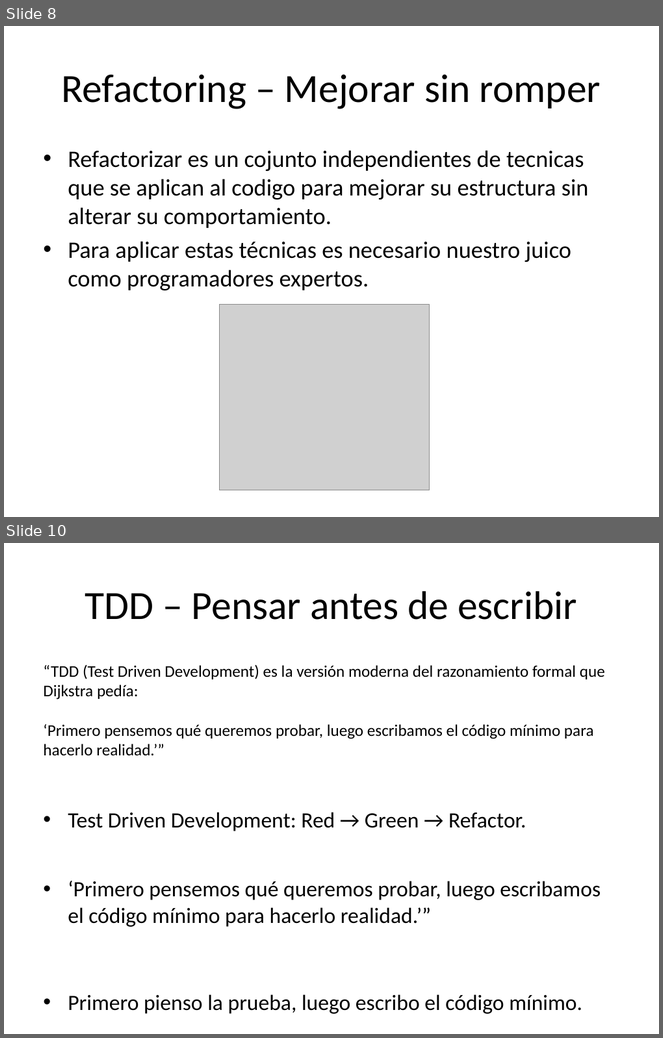
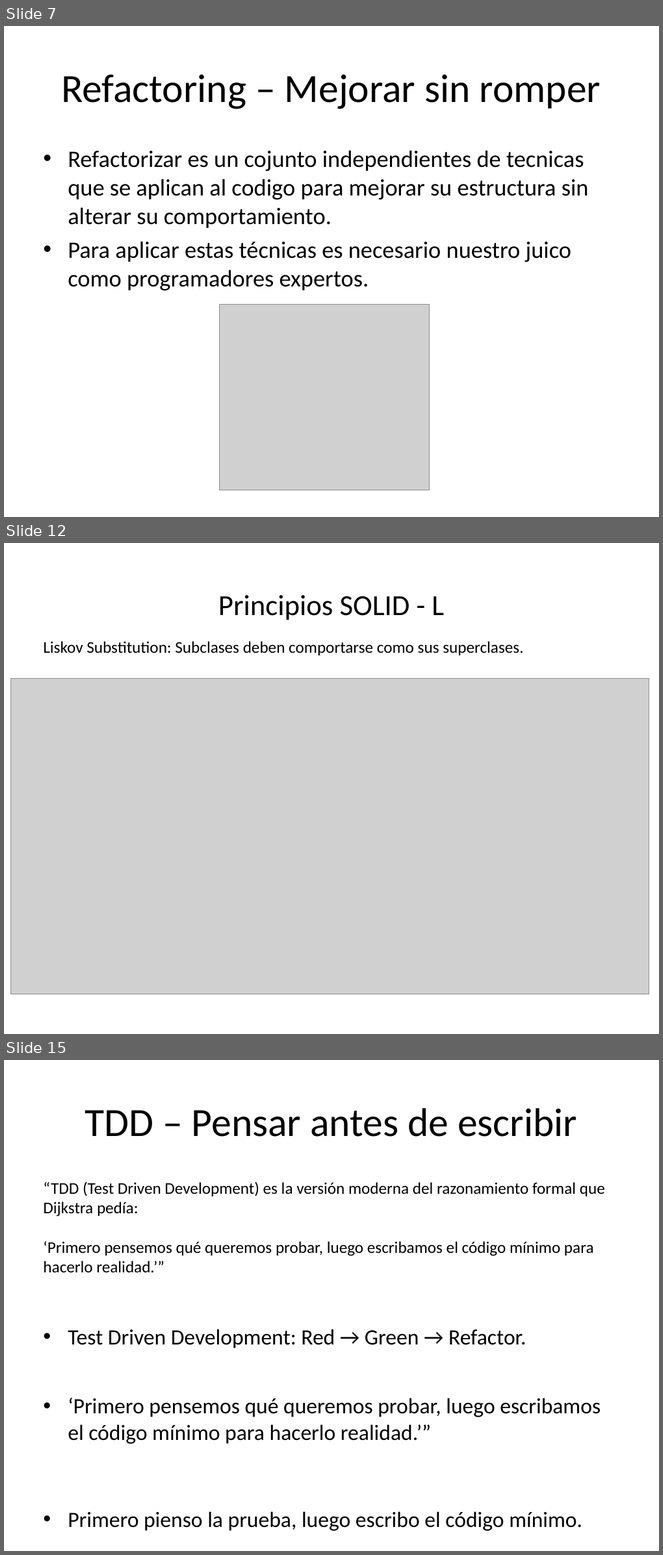
Before and after one commit to EmilioM1983/arquitectura-software-intro, a slide deck: presentacion_Emilio_Mayer.odp. Shown one above the other, each under a label of ours: slides 8 and 10 before the commit, slides 7, 12 and 15 after it; the slides between them are not shown. The pictures are 663x1038 and 663x1555 pixels, drawn with LibreOffice and Linux fonts; fonts in the diff are those of the drawing; grey boxes stand for pictures. Boxes give left, top, right and bottom in pixels: in the first picture for what was removed or moved away, otherwise in the second. Text is boxed around its words. In the diff, an @@ line names an element or a change of style, - is before the commit and + after.

```diff
--- a/presentacion_Emilio_Mayer.odp
+++ b/presentacion_Emilio_Mayer.odp
@@ slide 12 added at (4,543,659,1034), background #FFFFFF @@
@@ title added at (218,595,444,620), 32 pt, text #000000 @@
+Principios SOLID - L
@@ text added at (43,641,523,655), 18 pt, text #000000 @@
+Liskov Substitution: Subclases deben comportarse como sus superclases.
@@ picture added at (10,678,649,995) @@
@@ what was slide 8 is now slide 7 @@
@@ what was slide 10 is now slide 15 @@
```
Also in this commit, not shown: 2 slides changed, 5 other slides added, 1 slide removed.
